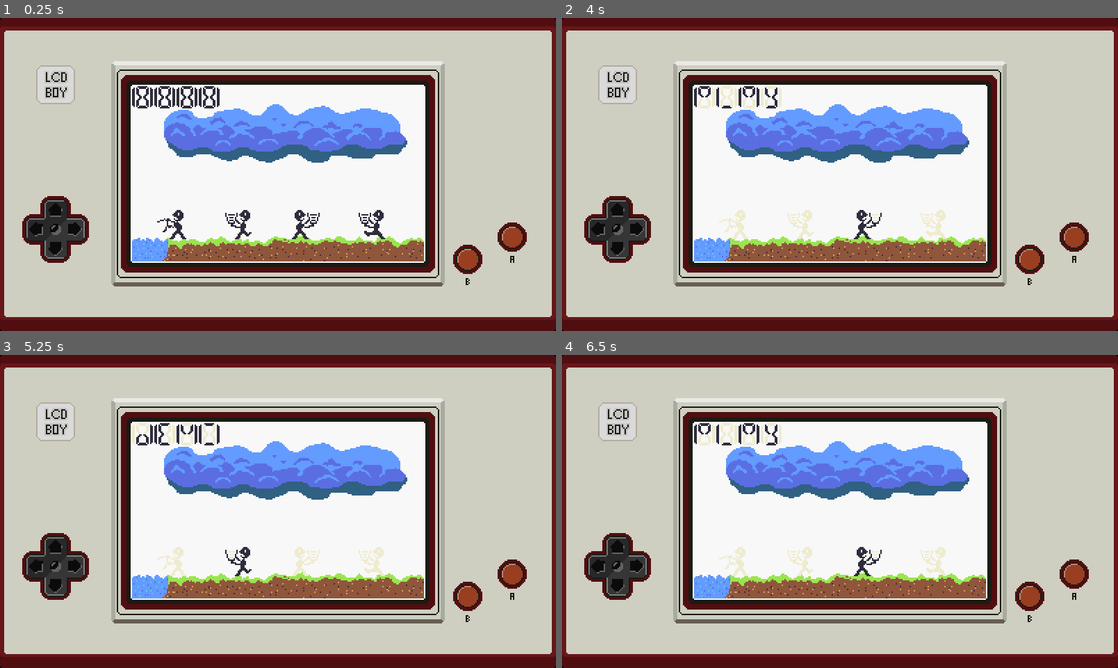
Above: before the commit, frames 1-4 (two rows, left to right).
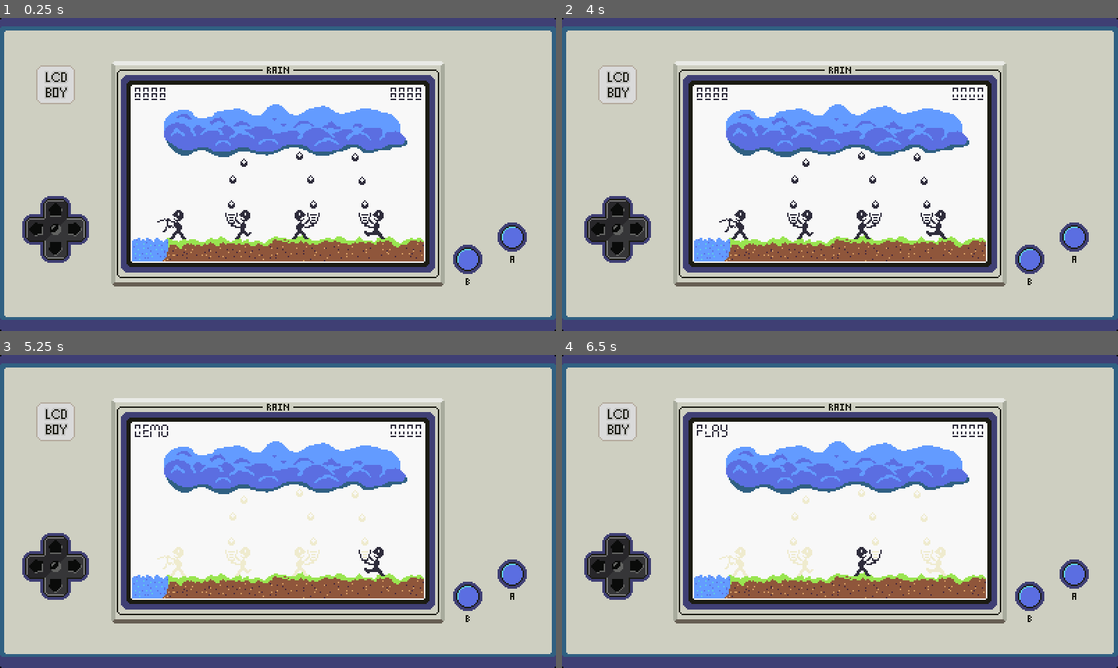
Above: after the commit, the same moments.

Repository: zapturk/PCGJ2025
Game: Godot game, scene res://Scenes/game.tscn
Two runs of this game, one before a commit and one after it. Both use one fixed random seed, a clock stepped at 60 frames per second and the inputs below.
Inputs (mouse positions are in pixels of both pictures, inside the frame that each line leads up to):
- Up to frame 1 (0.25 s): no input
- Up to frame 2 (4 s): tap Enter (ui_accept) at 0.5, 0.6, 0.77, 1.07, 2, 2.3, 3.5, 3.77, 3.8 s; move the mouse to (962, 158) at 0.52 s; hold Right (ui_right) 0.53-1.25 s; click (962, 158) at 0.67 s; drag from (728, 190) to (812, 237) at 1.27 s; move the mouse to (895, 105) at 2.02 s; hold Right (ui_right) 2.03-2.75 s; tap U at 2.1 s; tap R (restart) at 2.75 s; drag from (812, 237) to (673, 127) at 2.77 s; move the mouse to (1006, 221) at 3.52 s; hold Left (ui_left) from 3.53 s (still down); tap Tab at 3.6 s
- Up to frame 3 (5.25 s): tap Enter (ui_accept) at 4.07 s; tap R (restart) at 4.15, 5 s; release Left (ui_left) at 4.25 s; drag from (111, 464) to (194, 433) at 4.27 s; move the mouse to (305, 511) at 5.02 s; hold Down (ui_down) from 5.03 s (still down); tap O at 5.1 s; click (305, 511) at 5.17 s
- Up to frame 4 (6.5 s): tap Enter (ui_accept) at 5.3, 5.75 s; release Down (ui_down) at 5.75 s; drag from (756, 433) to (728, 527) at 5.77 s

The runs differ from the first frame. In frame 1, 16% of the frame differs, in the area x 0-100%, y 0-100%; in frame 2, 16%; in frame 3, 16%; in frame 4, 16%.

Commit message:
we have game

Diff:
--- /dev/null
+++ b/lcdboy/Scenes/RainStream.gd
@@ -0,0 +1,55 @@
+extends Node2D
+
+enum rainPos {
+	none,
+	top,
+	middle,
+	bottom
+}
+
+@onready var fallSpeed := [2.0, 1.75, 1.5, 1.25, 1.0]
+@onready var timer := $Timer
+@onready var currentPos := rainPos.none
+@onready var currentSpeed := 1.5
+signal dropDone()
+
+func newRain() -> void:
+	$top.play("on")
+	currentPos = rainPos.top
+	currentSpeed = fallSpeed[randi_range(0, 4)]
+	timer.start(currentSpeed)
+
+func _on_timer_timeout() -> void:
+	match currentPos:
+		rainPos.top:
+			$top.play("off")
+			$middle.play("on")
+			currentPos = rainPos.middle
+			timer.start(currentSpeed)
+		rainPos.middle:
+			$middle.play("off")
+			$bottom.play("on")
+			currentPos = rainPos.bottom
+			timer.start(currentSpeed)
+		rainPos.bottom:
+			$bottom.play("off")
+			currentPos = rainPos.none
+			dropDone.emit()
+
+func allOn():
+	$top.play("on")
+	$middle.play("on")
+	$bottom.play("on")
+
+func allOff():
+	$top.play("off")
+	$middle.play("off")
+	$bottom.play("off")
+
+func startDemo():
+	allOff()
+	currentPos = rainPos.none
+
+func startPlay():
+	allOff()
+	currentPos = rainPos.none
--- a/lcdboy/Scenes/rain.tscn
+++ b/lcdboy/Scenes/rain.tscn
@@ -1,63 +1,13 @@
-[gd_scene load_steps=34 format=3 uid="uid://di1764mxkhlti"]
+[gd_scene load_steps=30 format=3 uid="uid://di1764mxkhlti"]
 
 [ext_resource type="Script" uid="uid://b5oj5gipctqvw" path="res://Scripts/rain.gd" id="1_yepur"]
 [ext_resource type="Texture2D" uid="uid://dhg6e85wb1g04" path="res://Images/LCDBoy.png" id="2_n7lvf"]
-[ext_resource type="Texture2D" uid="uid://3lj0676bf8n5" path="res://Images/DemoPlay.png" id="2_rst03"]
-[ext_resource type="Script" uid="uid://bmfw21v4qytvb" path="res://Scripts/demo_play.gd" id="3_n7lvf"]
 [ext_resource type="Texture2D" uid="uid://dhmy1h6lhckbh" path="res://Images/RainBackground.png" id="3_pf7gp"]
 [ext_resource type="Script" uid="uid://dqrnusd83ehkj" path="res://Scripts/player.gd" id="4_pf7gp"]
 [ext_resource type="Texture2D" uid="uid://ccexrvxh0gob3" path="res://Images/WaterPlayer.png" id="5_1coce"]
-
-[sub_resource type="AtlasTexture" id="AtlasTexture_ttyd0"]
-atlas = ExtResource("2_rst03")
-region = Rect2(0, 16, 64, 16)
-
-[sub_resource type="AtlasTexture" id="AtlasTexture_7mwhx"]
-atlas = ExtResource("2_rst03")
-region = Rect2(0, 0, 64, 16)
-
-[sub_resource type="AtlasTexture" id="AtlasTexture_7tuer"]
-atlas = ExtResource("2_rst03")
-region = Rect2(0, 48, 64, 16)
-
-[sub_resource type="AtlasTexture" id="AtlasTexture_l0xmn"]
-atlas = ExtResource("2_rst03")
-region = Rect2(0, 32, 64, 16)
-
-[sub_resource type="SpriteFrames" id="SpriteFrames_et0t3"]
-animations = [{
-"frames": [{
-"duration": 1.0,
-"texture": SubResource("AtlasTexture_ttyd0")
-}],
-"loop": true,
-"name": &"demo",
-"speed": 5.0
-}, {
-"frames": [{
-"duration": 1.0,
-"texture": SubResource("AtlasTexture_7mwhx")
-}],
-"loop": true,
-"name": &"off",
-"speed": 5.0
-}, {
-"frames": [{
-"duration": 1.0,
-"texture": SubResource("AtlasTexture_7tuer")
-}],
-"loop": true,
-"name": &"on",
-"speed": 5.0
-}, {
-"frames": [{
-"duration": 1.0,
-"texture": SubResource("AtlasTexture_l0xmn")
-}],
-"loop": true,
-"name": &"play",
-"speed": 5.0
-}]
+[ext_resource type="Script" uid="uid://dweb3f74j8gr7" path="res://Scenes/RainStream.gd" id="8_evofg"]
+[ext_resource type="PackedScene" uid="uid://76q5dj0ihias" path="res://Scenes/rain_drop.tscn" id="9_ts53q"]
+[ext_resource type="FontFile" uid="uid://8cgssymq7s7h" path="res://Fonts/Seven Segment.ttf" id="10_evofg"]
 
 [sub_resource type="AtlasTexture" id="AtlasTexture_5k3ys"]
 atlas = ExtResource("5_1coce")
@@ -287,12 +237,6 @@
 position = Vector2(200, 112)
 texture = ExtResource("3_pf7gp")
 
-[node name="DemoPlay" type="AnimatedSprite2D" parent="."]
-position = Vector2(127, 57)
-sprite_frames = SubResource("SpriteFrames_et0t3")
-animation = &"play"
-script = ExtResource("3_n7lvf")
-
 [node name="WaterPlayer" type="Node2D" parent="."]
 script = ExtResource("4_pf7gp")
 
@@ -316,6 +260,78 @@
 sprite_frames = SubResource("SpriteFrames_7mwhx")
 animation = &"3"
 
+[node name="RainStreamLeft" type="Node2D" parent="."]
+script = ExtResource("8_evofg")
+
+[node name="top" parent="RainStreamLeft" instance=ExtResource("9_ts53q")]
+position = Vector2(176, 104)
+
+[node name="middle" parent="RainStreamLeft" instance=ExtResource("9_ts53q")]
+position = Vector2(168, 116)
+
+[node name="bottom" parent="RainStreamLeft" instance=ExtResource("9_ts53q")]
+position = Vector2(167, 134)
+
+[node name="Timer" type="Timer" parent="RainStreamLeft"]
+
+[node name="RainStreamMiddle" type="Node2D" parent="."]
+position = Vector2(256, 48)
+script = ExtResource("8_evofg")
+
+[node name="top" parent="RainStreamMiddle" instance=ExtResource("9_ts53q")]
+position = Vector2(-40, 51)
+
+[node name="middle" parent="RainStreamMiddle" instance=ExtResource("9_ts53q")]
+position = Vector2(-32, 68)
+
+[node name="bottom" parent="RainStreamMiddle" instance=ExtResource("9_ts53q")]
+position = Vector2(-30, 86)
+
+[node name="Timer" type="Timer" parent="RainStreamMiddle"]
+
+[node name="RainStreamRight" type="Node2D" parent="."]
+script = ExtResource("8_evofg")
+
+[node name="top" parent="RainStreamRight" instance=ExtResource("9_ts53q")]
+position = Vector2(256, 100)
+
+[node name="middle" parent="RainStreamRight" instance=ExtResource("9_ts53q")]
+position = Vector2(261, 117)
+
+[node name="bottom" parent="RainStreamRight" instance=ExtResource("9_ts53q")]
+position = Vector2(263, 134)
+
+[node name="Timer" type="Timer" parent="RainStreamRight"]
+
 [node name="Timer" type="Timer" parent="."]
 
+[node name="PlayDemo" type="Label" parent="."]
+offset_left = 96.0
+offset_top = 48.0
+offset_right = 143.0
+offset_bottom = 71.0
+theme_override_colors/font_color = Color(0.180392, 0.172549, 0.231373, 1)
+theme_override_fonts/font = ExtResource("10_evofg")
+theme_override_font_sizes/font_size = 12
+text = "Demo"
+
+[node name="Score" type="Label" parent="."]
+texture_filter = 1
+offset_left = 280.0
+offset_top = 48.0
+offset_right = 305.0
+offset_bottom = 64.0
+theme_override_colors/font_color = Color(0.180392, 0.172549, 0.231373, 1)
+theme_override_fonts/font = ExtResource("10_evofg")
+theme_override_font_sizes/font_size = 12
+text = "0000"
+justification_flags = 131
+
+[connection signal="getPoints" from="WaterPlayer" to="." method="_on_water_player_get_points"]
+[connection signal="dropDone" from="RainStreamLeft" to="WaterPlayer" method="_on_rain_stream_left_drop_done"]
+[connection signal="timeout" from="RainStreamLeft/Timer" to="RainStreamLeft" method="_on_timer_timeout"]
+[connection signal="dropDone" from="RainStreamMiddle" to="WaterPlayer" method="_on_rain_stream_middle_drop_done"]
+[connection signal="timeout" from="RainStreamMiddle/Timer" to="RainStreamMiddle" method="_on_timer_timeout"]
+[connection signal="dropDone" from="RainStreamRight" to="WaterPlayer" method="_on_rain_stream_right_drop_done"]
+[connection signal="timeout" from="RainStreamRight/Timer" to="RainStreamRight" method="_on_timer_timeout"]
 [connection signal="timeout" from="Timer" to="." method="_on_timer_timeout"]
--- /dev/null
+++ b/lcdboy/Scenes/rain_drop.tscn
@@ -0,0 +1,34 @@
+[gd_scene load_steps=5 format=3 uid="uid://76q5dj0ihias"]
+
+[ext_resource type="Texture2D" uid="uid://cwvgsnwchq4fj" path="res://Images/rainDrop.png" id="1_eplc4"]
+
+[sub_resource type="AtlasTexture" id="AtlasTexture_to2f3"]
+atlas = ExtResource("1_eplc4")
+region = Rect2(0, 0, 8, 8)
+
+[sub_resource type="AtlasTexture" id="AtlasTexture_erhun"]
+atlas = ExtResource("1_eplc4")
+region = Rect2(8, 0, 8, 8)
+
+[sub_resource type="SpriteFrames" id="SpriteFrames_p10dc"]
+animations = [{
+"frames": [{
+"duration": 1.0,
+"texture": SubResource("AtlasTexture_to2f3")
+}],
+"loop": true,
+"name": &"off",
+"speed": 5.0
+}, {
+"frames": [{
+"duration": 1.0,
+"texture": SubResource("AtlasTexture_erhun")
+}],
+"loop": true,
+"name": &"on",
+"speed": 5.0
+}]
+
+[node name="RainDrop" type="AnimatedSprite2D"]
+sprite_frames = SubResource("SpriteFrames_p10dc")
+animation = &"on"
--- a/lcdboy/Scripts/player.gd
+++ b/lcdboy/Scripts/player.gd
@@ -24,6 +24,9 @@
 @onready var bucketFillLevel := 0
 @onready var demoBuffer := 1.0
 @onready var buffer := 0.0
+
+signal getPoints(points: int)
+signal loseLife()
 
 
 func _ready() -> void:
@@ -71,6 +74,15 @@
 	left.play("off")
 	middle.play("off")
 	right.play("off")
+
+	match bucketFillLevel:
+		1:
+			getPoints.emit(2)
+		2:
+			getPoints.emit(6)
+		3:
+			getPoints.emit(10)
+
 	bucketFillLevel = 0
 
 func playLeft() -> void:
@@ -125,3 +137,28 @@
 			playerState = playerStates.right
 
 	playCurrentPlayer()
+
+func _on_rain_stream_left_drop_done() -> void:
+	if playerState == playerStates.left && bucketFillLevel < 3:
+		bucketFillLevel += 1
+		playCurrentPlayer()
+		getPoints.emit(1)
+	else:
+		loseLife.emit()
+
+func _on_rain_stream_middle_drop_done() -> void:
+	if playerState == playerStates.middle && bucketFillLevel < 3:
+		bucketFillLevel += 1
+		playCurrentPlayer()
+		getPoints.emit(1)
+	else:
+		loseLife.emit()
+
+
+func _on_rain_stream_right_drop_done() -> void:
+	if playerState == playerStates.right && bucketFillLevel < 3:
+		bucketFillLevel += 1
+		playCurrentPlayer()
+		getPoints.emit(1)
+	else:
+		loseLife.emit()
--- a/lcdboy/Scripts/rain.gd
+++ b/lcdboy/Scripts/rain.gd
@@ -9,7 +9,12 @@
 
 @onready var currentState := state.restart
 @onready var player := $WaterPlayer
-@onready var demoPlay := $DemoPlay
+@onready var rainLeft := $RainStreamLeft
+@onready var rainMiddle := $RainStreamMiddle
+@onready var rainRight := $RainStreamRight
+@onready var playDemo := $PlayDemo
+@onready var points := 0
+@onready var lives := 3
 
 # Called when the node enters the scene tree for the first time.
 func _ready() -> void:
@@ -18,12 +23,15 @@
 
 # Called every frame. 'delta' is the elapsed time since the previous frame.
 func _process(_delta: float) -> void:
+	$Score.text = str(points).pad_zeros(4)
+
 	if currentState == state.demo && Input.is_action_just_pressed("ui_accept"):
 		startPlay()
 
 	if currentState == state.play && Input.is_action_just_pressed("restart"):
 		allOn()
 		currentState = state.restart
+		points = 0
 		$Timer.start()
 
 
@@ -31,17 +39,45 @@
 	if currentState == state.restart:
 		allDemo()
 
+	elif currentState == state.play:
+		match randi_range(0, 2):
+			0:
+				if rainLeft.currentPos == rainLeft.rainPos.none:
+					rainLeft.newRain()
+			1:
+				if rainMiddle.currentPos == rainMiddle.rainPos.none:
+					rainMiddle.newRain()
+			2:
+				if rainRight.currentPos == rainRight.rainPos.none:
+					rainRight.newRain()
 
 func allOn() -> void:
 	player.allOn()
-	demoPlay.allOn()
+	rainLeft.allOn()
+	rainMiddle.allOn()
+	rainRight.allOn()
+	playDemo.text = "8888"
+	points = 8888
 
 func allDemo() -> void:
 	player.startDemo()
-	demoPlay.startDemo()
+	rainLeft.startDemo()
+	rainMiddle.startDemo()
+	rainRight.startDemo()
+	playDemo.text = "DEMO"
 	currentState = state.demo
+	points = 0
 
 func startPlay() -> void:
 	player.startPlay()
-	demoPlay.startPlay()
+	rainLeft.startPlay()
+	rainMiddle.startPlay()
+	rainRight.startPlay()
+	playDemo.text = "PLAY"
+	points = 0
 	currentState = state.play
+	$Timer.start(1.5)
+
+
+func _on_water_player_get_points(newPoints: int) -> void:
+	points += newPoints
Binary file added: lcdboy/Fonts/Seven Segment.ttf
Not shown, added: lcdboy/Fonts/Seven Segment.ttf.import
Binary file added: lcdboy/Fonts/digital-segment-2-legacy-edition.otf/digital-segment-2-legacy-edition.otf
Not shown, added: lcdboy/Fonts/digital-segment-2-legacy-edition.otf/digital-segment-2-legacy-edition.otf.import
Not shown, added: lcdboy/Fonts/digital-segment-2-legacy-edition.otf/license.txt
Not shown, added: lcdboy/Fonts/digital-segment-2-legacy-edition.otf/readme.txt
Not shown, added: lcdboy/Fonts/pythagoras-7-seg-extended.otf/license.txt
Binary file added: lcdboy/Fonts/pythagoras-7-seg-extended.otf/pythagoras-7-seg-extended.otf
Not shown, added: lcdboy/Fonts/pythagoras-7-seg-extended.otf/pythagoras-7-seg-extended.otf.import
Not shown, added: lcdboy/Fonts/pythagoras-7-seg-extended.otf/readme.txt
Binary file changed: lcdboy/Images/LCDBoy.aseprite
Binary file changed: lcdboy/Images/LCDBoy.png
(and 6 more such lines)
